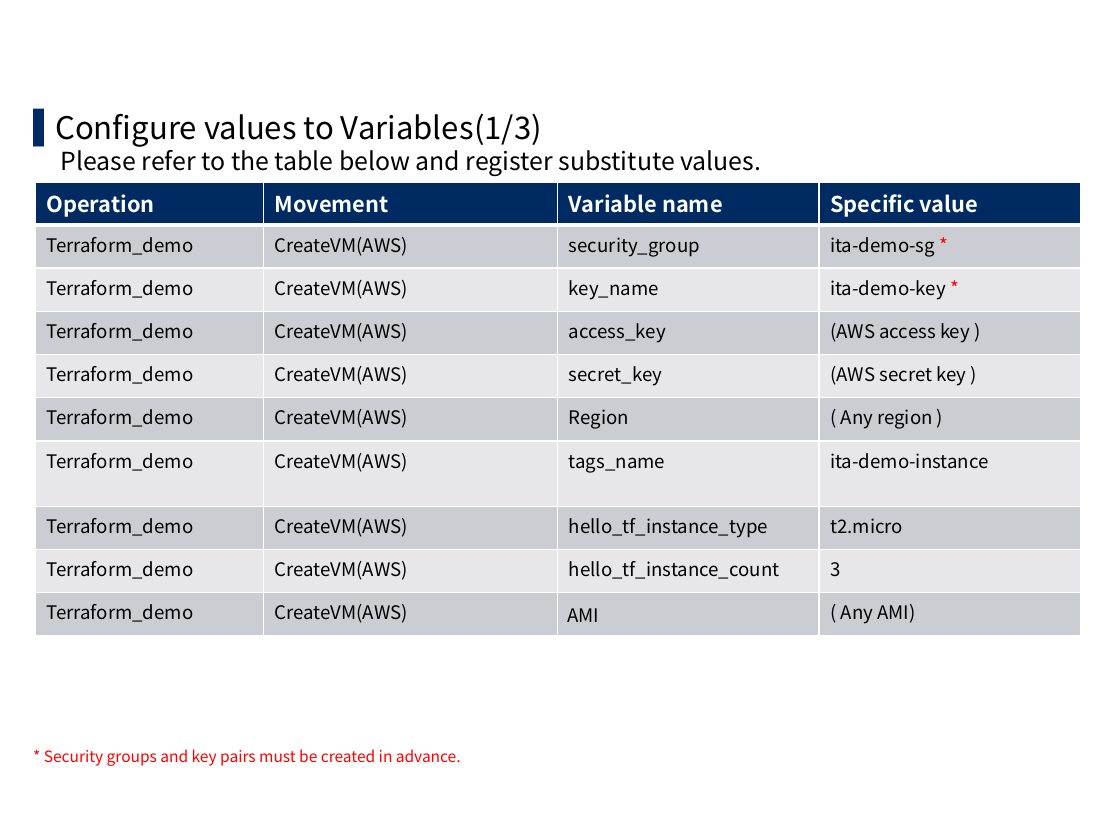
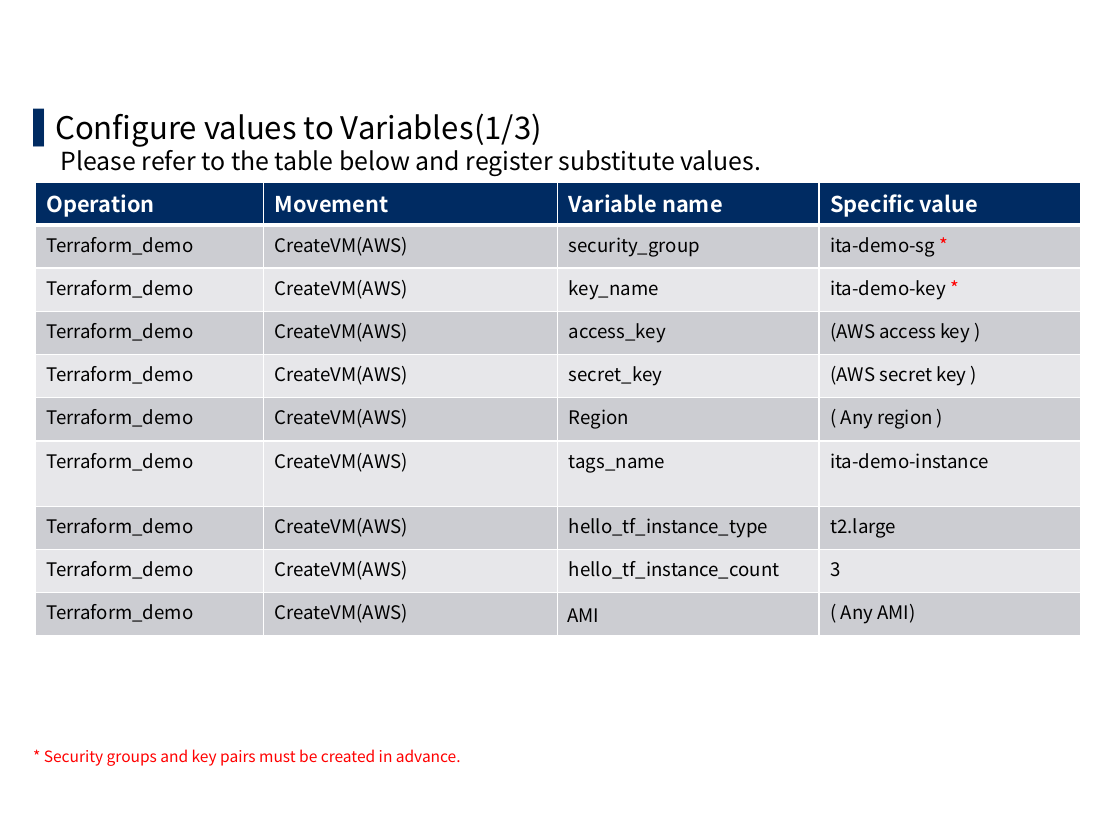
Before and after one commit to exastro-suite/it-automation-docs, a slide deck: slide 32 of asset/Learn/ITA-Terraform-driver-practice_en.pptx (slide 27 before the commit). Drawn at 1120x840 pixels with LibreOffice and Linux fonts; fonts in the diff are those of the drawing; background and template pictures are left out. Boxes give left, top, right and bottom in pixels: in the first picture for what was removed or moved away, otherwise in the second. Text is boxed around its words. In the diff, an @@ line names an element or a change of style, - is before the commit and + after.

```diff
--- a/asset/Learn/ITA-Terraform-driver-practice_en.pptx
+++ b/asset/Learn/ITA-Terraform-driver-practice_en.pptx
@@ table at bbox=[35, 181, 1080, 628] @@
-row 8, column 4: t2.micro
+row 8, column 4: t2.large
```
Also in this commit, not shown: 11 other slides changed, 9 slides added, 30 other files.
